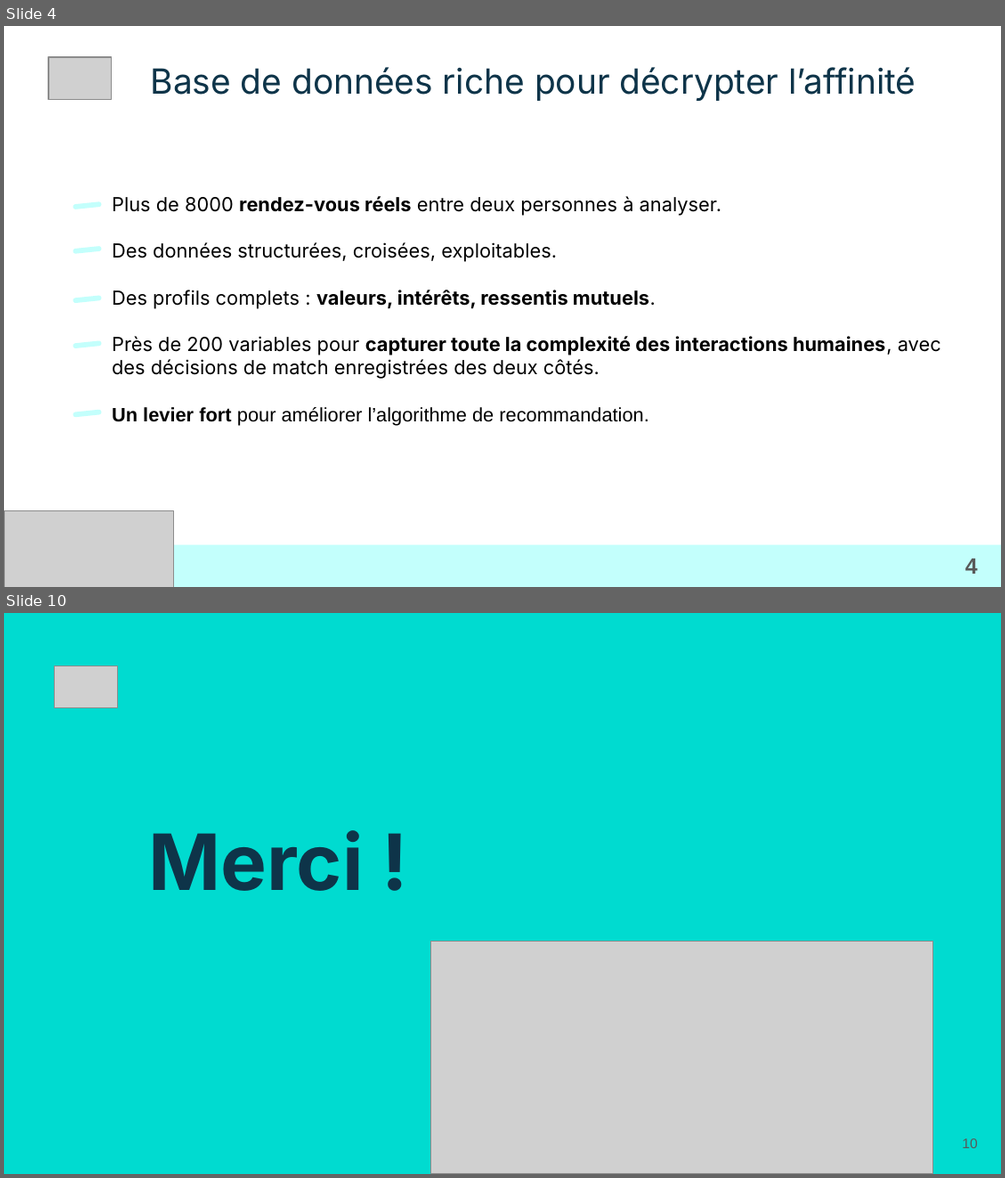
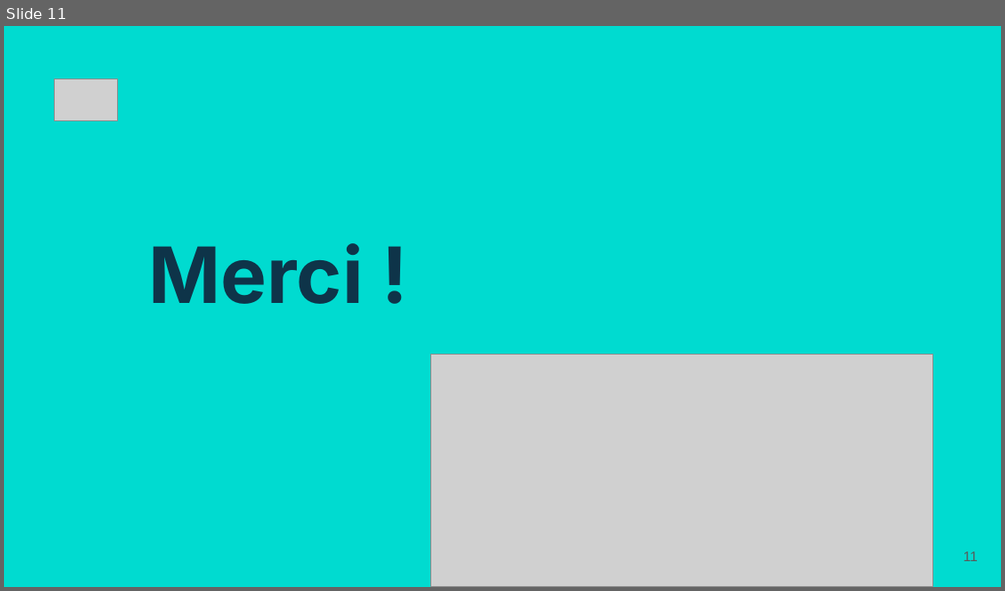
Before and after one commit to LoicV17/LoicValentini_Jedha_Certifications, a slide deck: CDSD_Concepteur_Developpeur_Sciences_Donnees/Presentations/ppt_versions/Bloc3_CDSD_Loic_Valentini.pptx. Shown one above the other, each under a label of ours: slides 4 and 10 before the commit, slide 11 after it; the slides between them are not shown. The pictures are 1005x1178 and 1005x591 pixels, drawn with LibreOffice and Linux fonts; fonts in the diff are those of the drawing; grey boxes stand for pictures; background and template pictures are left out. Boxes give left, top, right and bottom in pixels: in the first picture for what was removed or moved away, otherwise in the second. Text is boxed around its words. In the diff, an @@ line names an element or a change of style, - is before the commit and + after.

```diff
--- a/CDSD_Concepteur_Developpeur_Sciences_Donnees/Presentations/ppt_versions/Bloc3_CDSD_Loic_Valentini.pptx
+++ b/CDSD_Concepteur_Developpeur_Sciences_Donnees/Presentations/ppt_versions/Bloc3_CDSD_Loic_Valentini.pptx
@@ slide 4 removed at (4, 26, 1001, 587), background picture (left out) @@
@@ picture removed at (48, 57, 112, 99) @@
@@ title removed at (151, 67, 915, 101) @@
-Base de données riche pour décrypter l’affinité
@@ rounded rectangle removed at (73, 201, 102, 208) @@
@@ text removed at (112, 196, 941, 425) @@
-Plus de 8000 rendez-vous réels entre deux personnes à analyser.
-Des données structurées, croisées, exploitables.
-Des profils complets : valeurs, intérêts, ressentis mutuels.
-Près de 200 variables pour capturer toute la complexité des interactions humaines, avec des décisions de match enregistrées des deux côtés.
-Un levier fort pour améliorer l’algorithme de recommandation.
@@ rounded rectangle removed at (73, 246, 102, 254) @@
@@ rounded rectangle removed at (73, 295, 102, 303) @@
@@ rounded rectangle removed at (73, 340, 102, 348) @@
@@ rounded rectangle removed at (73, 410, 102, 418) @@
@@ picture removed at (4, 510, 173, 587) @@
@@ rectangle removed at (5, 544, 1001, 586) @@
@@ page number removed at (965, 558, 978, 573) @@
-4
@@ what was slide 10 is now slide 11 @@
@@ page number at (963, 551, 978, 561): text changed @@
-10
+11
```
Also in this commit, not shown: 2 slides changed, 8 slides added, 6 other slides removed, 2 other files.
